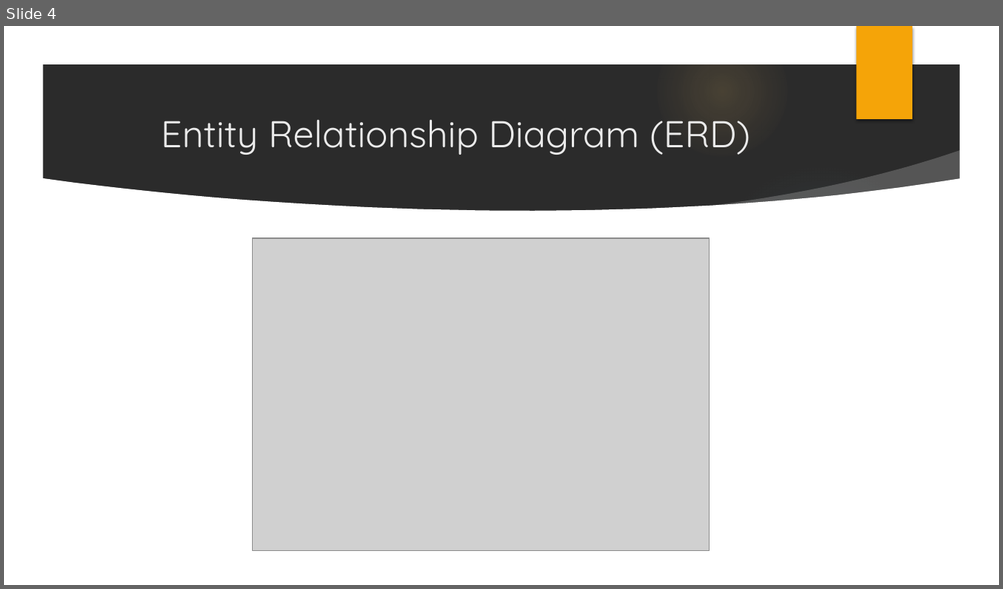
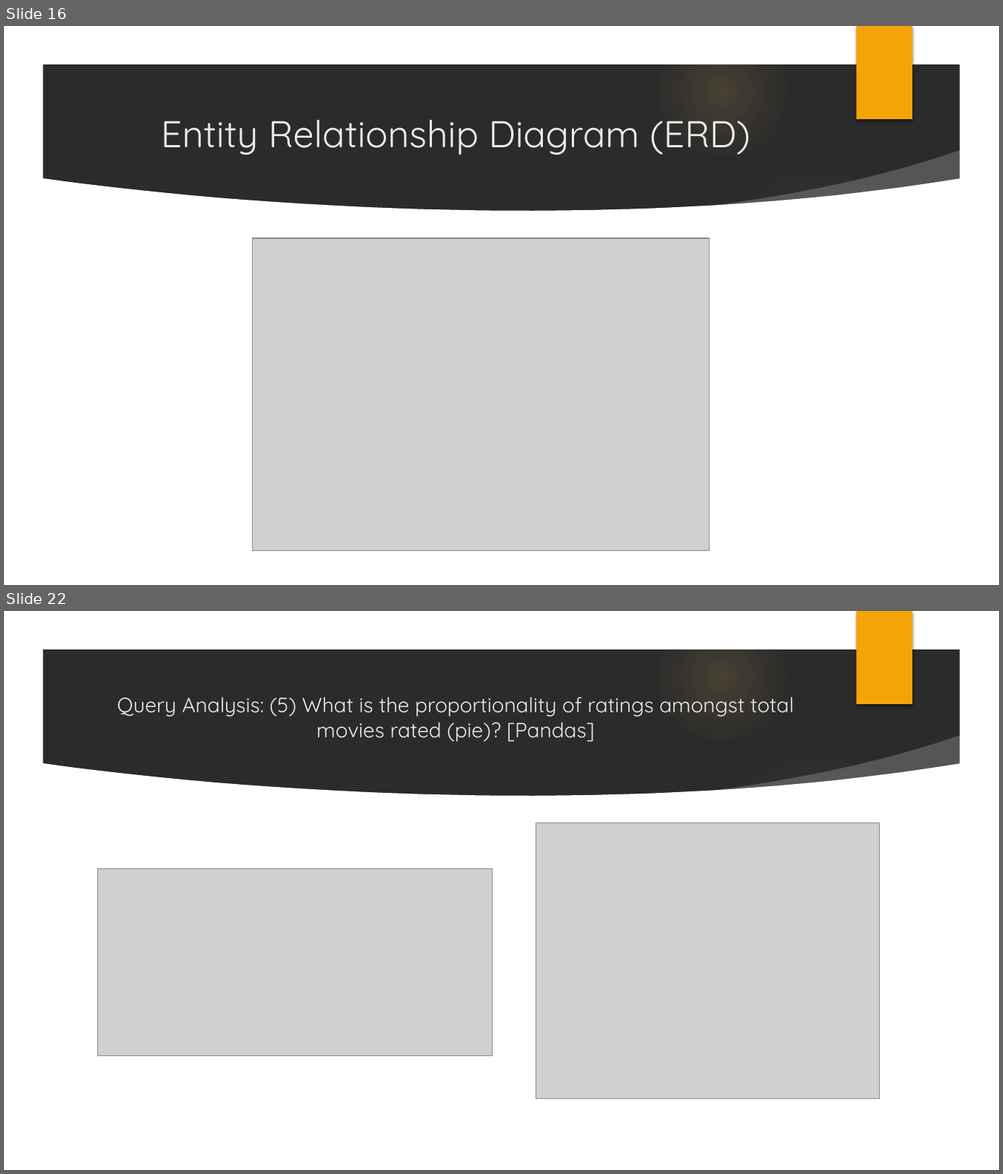
Before and after one commit to mpeteet/ETL-challenge-Team-3, a slide deck: Extract, Transform, Load.pptx. Shown one above the other, each under a label of ours: slide 4 before the commit, slides 16 and 22 after it; the slides between them are not shown. The pictures are 1003x589 and 1003x1174 pixels, drawn with LibreOffice and Linux fonts; fonts in the diff are those of the drawing; grey boxes stand for pictures; background and template pictures are left out; a plain dark background stands for a picture behind light text. Boxes give left, top, right and bottom in pixels: in the first picture for what was removed or moved away, otherwise in the second. Text is boxed around its words. In the diff, an @@ line names an element or a change of style, - is before the commit and + after.

```diff
--- a/Extract, Transform, Load.pptx
+++ b/Extract, Transform, Load.pptx
@@ slide 22 added at box(4, 611, 999, 1170), background picture (left out); not listed: 10 template elements that a slide beside it also shows @@
@@ title added at box(117, 697, 794, 742), 20 pt, text #EBEBEB @@
+Query Analysis: (5) What is the proportionality of ratings amongst total movies rated (pie)? [Pandas]
@@ picture added at box(536, 823, 879, 1099) @@
@@ picture added at box(98, 869, 492, 1056) @@
@@ what was slide 4 is now slide 16 @@
```
Also in this commit, not shown: 2 slides changed, 4 other slides added.
